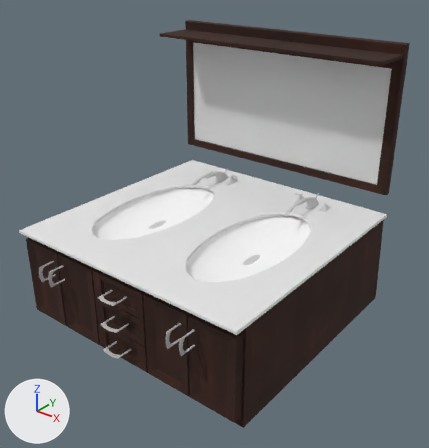
What one commit did to the glTF model public/models/sh-scopia-double-vanity.glb.
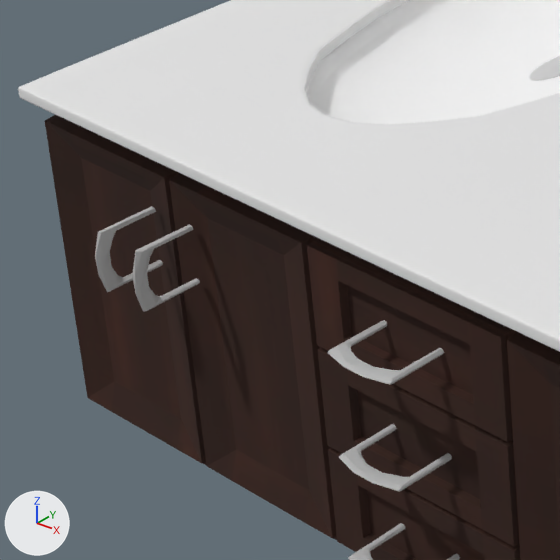
The first picture shows the older version from a 50 mm lens placed at (1.266, -1.501, 1.321), pointed at (0.072, -0.008, 0.396). The close-ups show the older and then the newer version on the part from 3% to 37% of the width and 47% to 78% of the height of that picture. Only the edits that show in the close-ups are written down. Arrows for +X, +Y and +Z are at lower left; the lights stay in place. Where no turn or scale is listed for an object, it has been applied to the vertices. Vertices at exactly the same position are counted once.

Names of what the first close-up shows: 'forleftlight_Cylinder.011_metal_handle', 'leftdoor_righside_Plane.018_dark_wood_dark_wood.jpg', 'lightcenter_Cylinder.009_Material.001', 'sink_Sphere_white_ceramic' and 2 more.
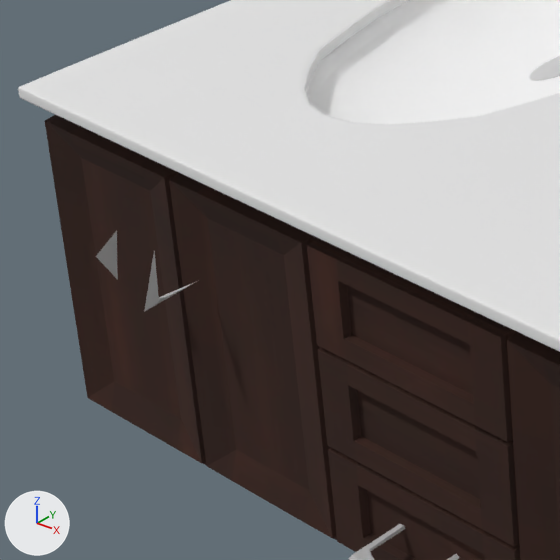
Where the newer file only moved an object's origin or applied its transform, the numbers keep the older frame.

What the commit changed:
me_forleftlight_cylinder_011_metal_handle_1 is used by ob_forleftlight_cylinder_011_metal_handle; location (0.0059, -0.0278, 0.5715).
me_forleftlight_cylinder_011_metal_handle_1 had 472 vertices, 817 faces and spanned x -0.335..0.335, y -0.472..0.472, z -0.388..0.388.
me_forleftlight_cylinder_011_metal_handle_1 now has 266 vertices, 455 faces and spans x -0.335..0.033, y -0.472..0.472, z -0.331..0.388.
me_forleftlight_cylinder_011_metal_handle_1 part 1: the loose piece of 43 vertices spanning x -0.027..0.047, y -0.463..-0.399, z -0.388..-0.382 is deleted.
me_forleftlight_cylinder_011_metal_handle_1 part 2: the loose piece of 42 vertices spanning x -0.027..0.047, y -0.463..-0.399, z -0.286..-0.28 is deleted.
me_forleftlight_cylinder_011_metal_handle_1 part 3: 80 vertices removed from x -0.315..-0.256, y -0.472..-0.407, z -0.331..-0.27; 2 vertices added at x -0.314..-0.257, y -0.452..-0.451, z -0.326.
Other edits to the shape of me_forleftlight_cylinder_011_metal_handle_1 do not show in these pictures.

Where the change shows, as pixel boxes [x1, y1, x2, y2] in the close-ups (560 x 560 px):
'forleftlight_Cylinder.011_metal_handle', reshaped: before [95, 206, 452, 492]; after [96, 231, 197, 312]
part 1 of me_forleftlight_cylinder_011_metal_handle_1, deleted: before [339, 424, 452, 492]
part 2 of me_forleftlight_cylinder_011_metal_handle_1, deleted: before [328, 320, 444, 385]
part 3 of me_forleftlight_cylinder_011_metal_handle_1, cut back: before [95, 206, 200, 312]; after [96, 231, 197, 312]
